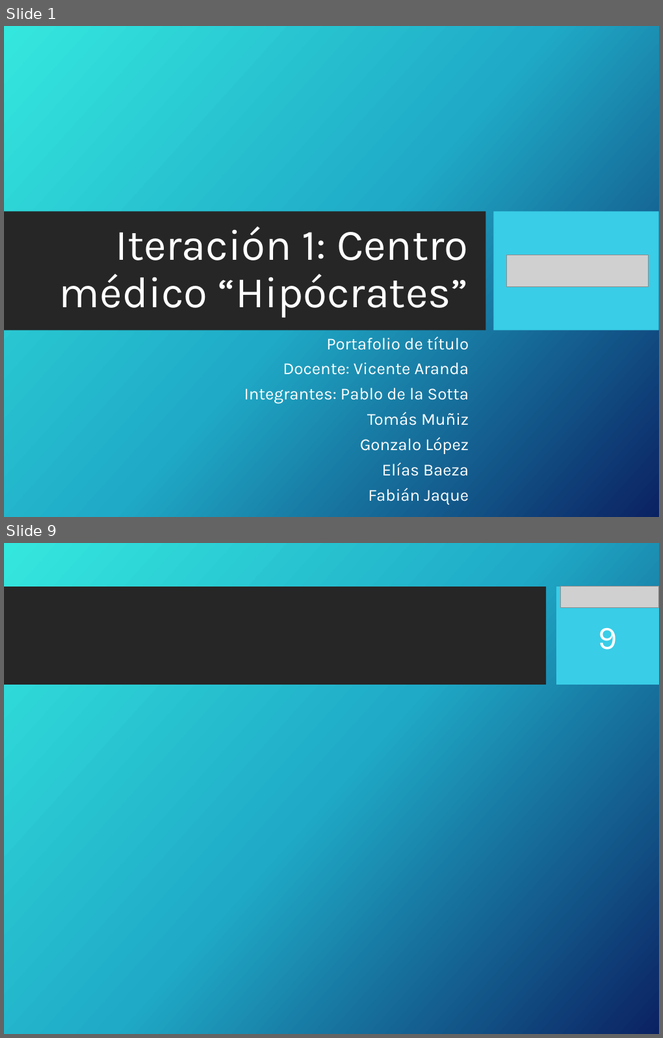
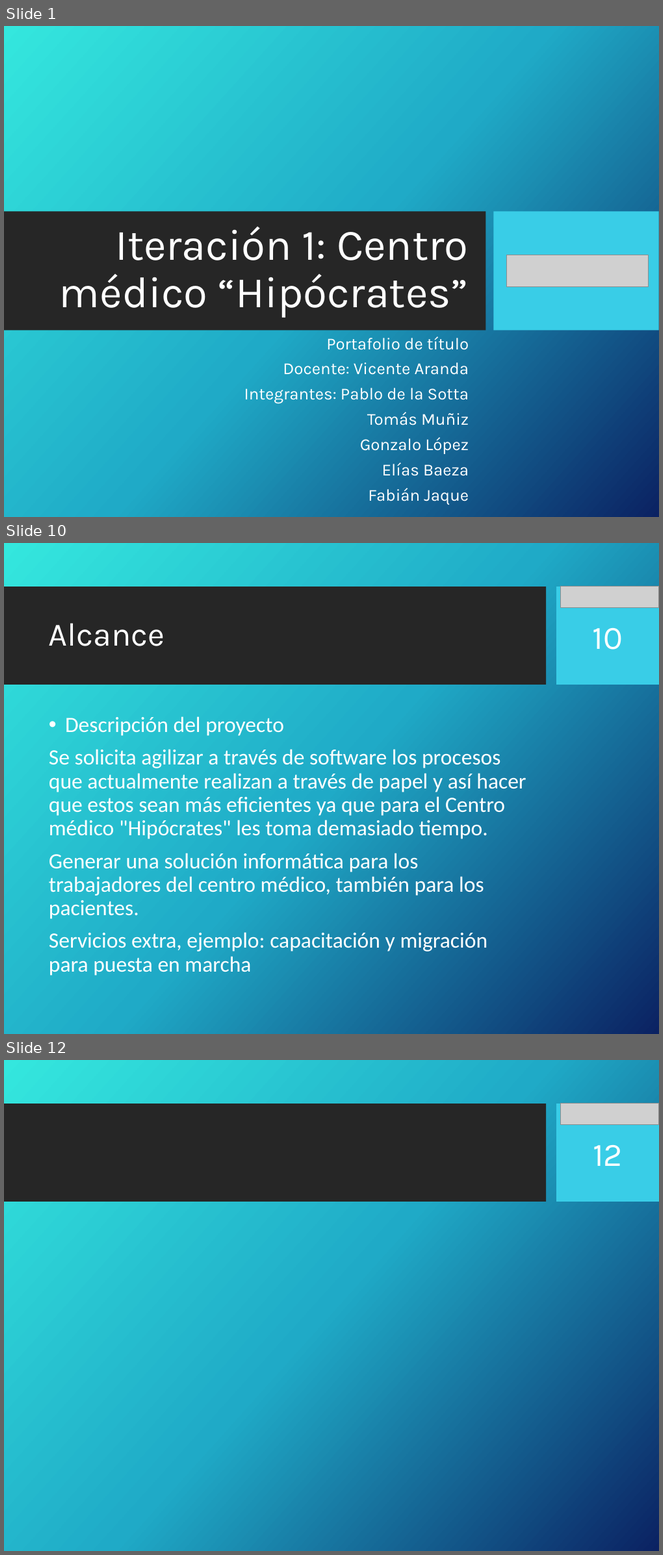
Before and after one commit to portafolio2016/hipocrates, a slide deck: docs/plan-de-proyecto/ppt-iteracion1.pptx. Shown one above the other, each under a label of ours: slides 1 and 9 before the commit, slides 1, 10 and 12 after it; the slides between them are not shown. The pictures are 663x1038 and 663x1555 pixels, drawn with LibreOffice and Linux fonts; fonts in the diff are those of the drawing; grey boxes stand for pictures; background and template pictures are left out. Boxes give left, top, right and bottom in pixels: in the first picture for what was removed or moved away, otherwise in the second. Text is boxed around its words. In the diff, an @@ line names an element or a change of style, - is before the commit and + after.

Commit message:
Agregado alcance

```diff
--- a/docs/plan-de-proyecto/ppt-iteracion1.pptx
+++ b/docs/plan-de-proyecto/ppt-iteracion1.pptx
@@ slide 10 added at [4, 543, 659, 1034], background picture (left out); not listed: 2 template elements that a slide beside it also shows @@
@@ picture added at [561, 587, 659, 609] @@
@@ title added at [49, 623, 165, 646], 36 pt, text #FFFFFF @@
+Alcance
@@ page number added at [593, 628, 623, 650], 36 pt, text #FFFFFF @@
+10
@@ text added at [49, 717, 526, 976], 24 pt, text #FFFFFF @@
+• Descripción del proyecto
+Se solicita agilizar a través de software los procesos que actualmente realizan a través de papel y así hacer que estos sean más eficientes ya que para el Centro médico "Hipócrates" les toma demasiado tiempo.
+Generar una solución informática para los trabajadores del centro médico, también para los pacientes.
+Servicios extra, ejemplo: capacitación y migración para puesta en marcha
@@ what was slide 9 is now slide 12 @@
@@ page number at [593, 1145, 623, 1166]: text changed @@
-9
+12
```
Also in this commit, not shown: 7 slides changed, 2 other slides added.
